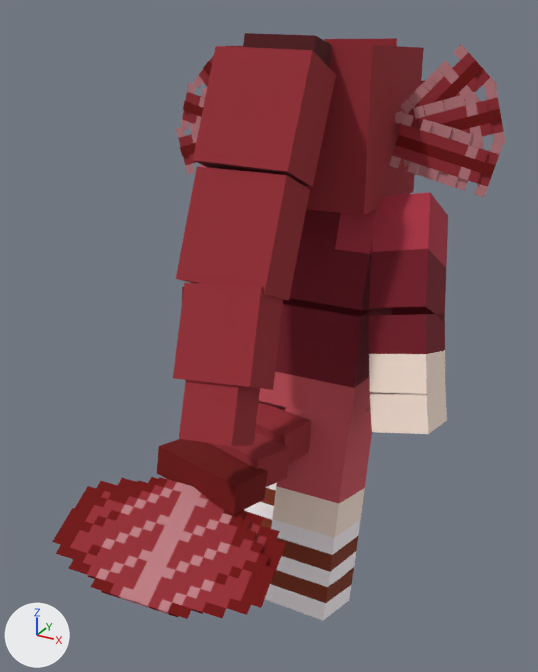
What one commit did to the glTF model assets/hunters_blocky/loxelle/loxelle.glb.
The view is the same before and after, from a 50 mm lens placed at (0.96, -1.95, 1.82), pointed at (-0.01, -0.19, 0.94). The lights are fixed; the arrows at lower left show +X, +Y and +Z. The older version comes first. Both versions are drawn at frame 14 of the action 'charge-loop'; the numbers are the values there.

In view in the first picture: 'Belly', 'Chest', 'Head', 'L-Calf', 'L-Gill', 'L-Thigh', 'Pony-1', 'Pony-2', 'Pony-3', 'R-Arm', 'R-Calf', 'R-Foot', 'R-Forearm', 'R-Gill', 'R-Hand', 'R-Thigh', 'Tail-1', 'Tail-2', 'Tail-3', 'Tail-Fin' and 1 more.
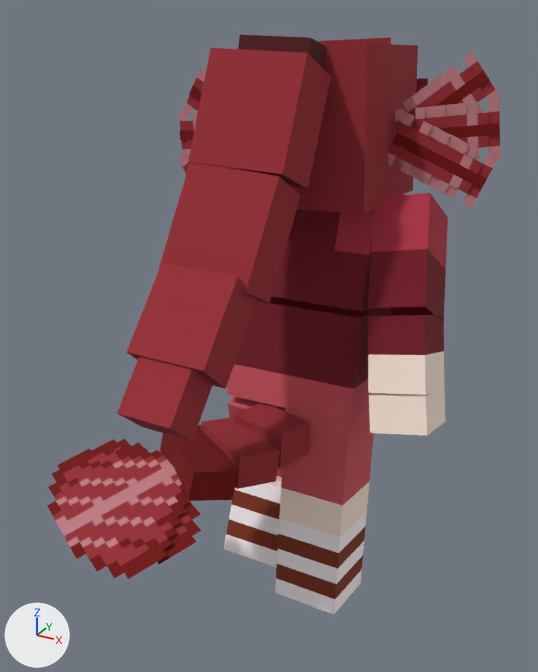
ob_pelvis is not drawn itself; it is the parent of ob_belly, ob_l_thigh, ob_r_thigh, ob_tail_1.

Boxes (x1, y1, x2, y2) around the edits, measured in the pictures (538 x 672 px):
'Tail-Fin', moved, turned
    before: (52, 477, 286, 619)
    after: (47, 439, 201, 579)
'Pony-3', moved, turned
    before: (173, 283, 283, 446)
    after: (117, 263, 257, 441)
'Pony-1', moved, turned
    before: (193, 33, 336, 187)
    after: (188, 35, 331, 189)
'Head', moved, turned
    before: (226, 38, 429, 215)
    after: (291, 37, 428, 214)
'Pony-2', moved, turned
    before: (176, 167, 310, 301)
    after: (159, 162, 301, 303)
'Belly', moved, turned
    before: (259, 298, 380, 422)
    after: (227, 296, 379, 423)
'R-Gill', moved, turned
    before: (390, 44, 506, 197)
    after: (388, 52, 501, 208)
'R-Arm', moved, turned
    before: (369, 192, 448, 321)
    after: (368, 193, 448, 322)
'Chest', moved, turned
    before: (289, 208, 379, 311)
    after: (272, 207, 379, 312)
'R-Thigh', moved, turned
    before: (274, 407, 372, 521)
    after: (280, 408, 374, 521)
'R-Forearm', moved, turned
    before: (369, 314, 445, 394)
    after: (368, 315, 444, 395)
'R-Calf', moved, turned
    before: (271, 503, 363, 588)
    after: (277, 497, 368, 584)
'Tail-3', moved, turned
    before: (157, 439, 268, 515)
    after: (160, 425, 238, 501)
'Tail-2', moved, turned
    before: (209, 432, 290, 487)
    after: (201, 417, 280, 489)
'R-Foot', moved, turned
    before: (265, 568, 354, 620)
    after: (275, 555, 363, 614)
'R-Hand', moved, turned
    before: (370, 387, 447, 434)
    after: (369, 388, 446, 435)
'Tail-1', moved, turned
    before: (255, 402, 311, 465)
    after: (234, 403, 310, 469)
'L-Calf', moved, turned
    before: (244, 483, 277, 520)
    after: (229, 480, 281, 535)
'L-Gill', moved, turned
    before: (176, 55, 214, 174)
    after: (178, 69, 206, 174)
'L-Foot', moved, turned (mostly hidden before)
    before: (244, 511, 272, 529)
    after: (224, 519, 278, 567)
'L-Thigh', moved, turned (mostly hidden)
    before: (258, 401, 286, 411)
    after: (228, 396, 286, 481)
'L-Forearm', moved, turned (not visible afterwards)
    before: (182, 287, 184, 299)

The change, as a list of edits to the scene's bpy script:
```text
Change ob_pelvis:
    ob_pelvis.location: (0.00292, 0.0, 0.651) -> (0.00367, 0.0, 0.649)
    ob_pelvis.rotation_euler: (0.012, -0.0167, 0.0136) -> (0.0145, -0.0191, 0.00883)  # degrees (0.7, -1, 0.8) -> degrees (0.8, -1.1, 0.5)
Change ob_belly:
    ob_belly.rotation_euler: (-0.175, -0.00672, 0.00808) -> (-0.172, -0.00828, 0.00594)  # degrees (-10, -0.4, 0.5) -> degrees (-10, -0.5, 0.3)
Change ob_chest:
    ob_chest.rotation_euler: (-0.199, 0.00459, -0.0111) -> (-0.199, 0.00627, -0.00789)  # degrees (-11, 0.3, -0.6) -> degrees (-11, 0.4, -0.5)
Change ob_head:
    ob_head.rotation_euler: (0.309, -0.0033, 0.00217) -> (0.309, -0.0382, 0.00103)  # degrees (18, -0.2, 0.1) -> degrees (18, -2.2, 0.1)
Change ob_l_gill:
    ob_l_gill.rotation_euler: (0.0, 0.252, 0.0) -> (0.0, -0.0144, 0.0)  # degrees (0, 14, 0) -> degrees (0, -0.8, 0)
Change ob_r_gill:
    ob_r_gill.rotation_euler: (0.0, -0.283, 0.0) -> (0.0, -0.0905, 0.0)  # degrees (0, -16, 0) -> degrees (0, -5.2, 0)
Change ob_pony_1:
    ob_pony_1.rotation_euler: (-0.19, 0.037, 0.0) -> (-0.186, 0.0791, -0.0000116)  # degrees (-11, 2.1, 0) -> degrees (-11, 4.5, -0)
Change ob_pony_2:
    ob_pony_2.rotation_euler: (-0.187, -0.0247, 0.00279) -> (-0.276, 0.0386, -0.000101)  # degrees (-11, -1.4, 0.2) -> degrees (-16, 2.2, -0)
Change ob_pony_3:
    ob_pony_3.rotation_euler: (-0.056, -0.109, 0.00441) -> (-0.245, -0.0581, 0.000248)  # degrees (-3.2, -6.2, 0.3) -> degrees (-14, -3.3, 0)
Change ob_r_arm:
    ob_r_arm.rotation_euler: (-0.17, -0.176, 0.000853) -> (-0.192, -0.174, 0.00743)  # degrees (-10, -10, 0) -> degrees (-11, -10, 0.4)
Change ob_r_forearm:
    ob_r_forearm.rotation_euler: (0.195, 0.0, 0.0) -> (0.212, 0.0, 0.0)  # degrees (11, 0, 0) -> degrees (12, 0, 0)
Change ob_r_hand:
    ob_r_hand.rotation_euler: (0.037, -0.0247, 0.0) -> (0.0424, -0.016, -0.0000436)  # degrees (2.1, -1.4, 0) -> degrees (2.4, -0.9, -0)
Change ob_l_thigh:
    ob_l_thigh.rotation_euler: (0.333, 0.0303, 0.0162) -> (0.195, 0.0251, 0.025)  # degrees (19, 1.7, 0.9) -> degrees (11, 1.4, 1.4)
Change ob_l_calf:
    ob_l_calf.rotation_euler: (-0.733, 0.0, 0.0) -> (-0.593, 0.0, 0.0)  # degrees (-42, 0, 0) -> degrees (-34, 0, 0)
Change ob_r_thigh:
    ob_r_thigh.rotation_euler: (-0.334, -0.0303, -0.0162) -> (-0.195, -0.0269, -0.0258)  # degrees (-19, -1.7, -0.9) -> degrees (-11, -1.5, -1.5)
Change ob_r_foot:
    ob_r_foot.rotation_euler: (-0.0698, 0.0, 0.0) -> (0.00312, 0.0, 0.0)  # degrees (-4, 0, 0) -> degrees (0.2, 0, 0)
Change ob_tail_1:
    ob_tail_1.rotation_euler: (-0.0816, 0.0, -0.18) -> (-0.0796, 0.000108, -0.248)  # degrees (-4.7, 0, -10) -> degrees (-4.6, 0, -14)
Change ob_tail_2:
    ob_tail_2.rotation_euler: (-0.0674, 0.00234, -0.118) -> (-0.093, -0.0000286, -0.295)  # degrees (-3.9, 0.1, -6.8) -> degrees (-5.3, 0, -17)
Change ob_tail_3:
    ob_tail_3.rotation_euler: (-0.0394, 0.00675, 0.0927) -> (-0.0985, 0.000075, -0.145)  # degrees (-2.3, 0.4, 5.3) -> degrees (-5.6, 0, -8.3)
Change ob_tail_fin:
    ob_tail_fin.rotation_euler: (0.0247, 0.00586, 0.361) -> (-0.0385, 0.000573, 0.156)  # degrees (1.4, 0.3, 21) -> degrees (-2.2, 0, 8.9)
```
